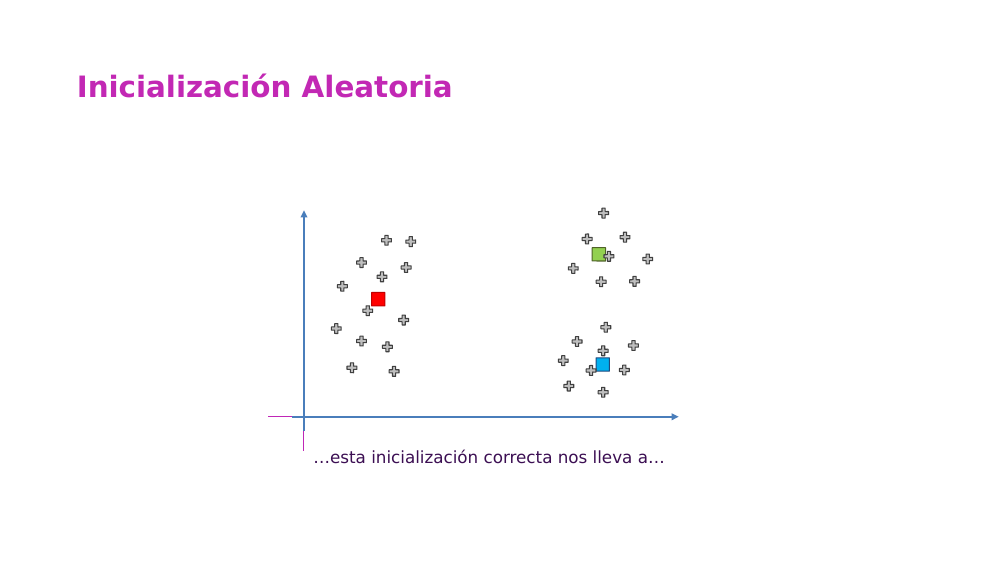
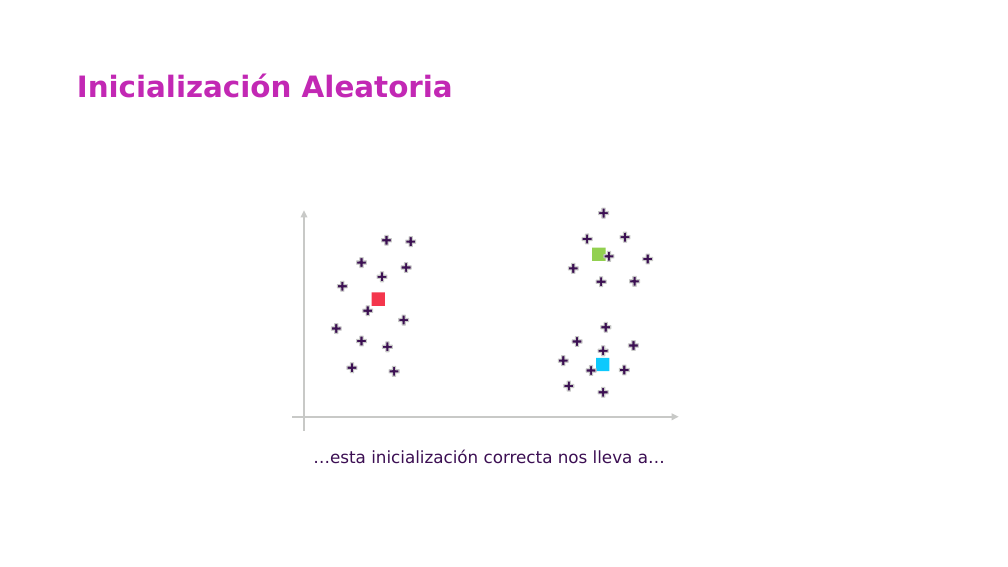
Before and after one commit to csameshiman/Axity_Curso_ML_2023, a slide deck: slide 21 of Diapositivas/Parte 04.Clustering/04_01_K-Means_Clustering.pptx (slide 34 before the commit). Drawn at 1008x567 pixels with LibreOffice and Linux fonts; fonts in the diff are those of the drawing; background and template pictures are left out. Boxes give left, top, right and bottom in pixels: in the first picture for what was removed or moved away, otherwise in the second. Text is boxed around its words. In the diff, an @@ line names an element or a change of style, - is before the commit and + after.

```diff
--- a/Diapositivas/Parte 04.Clustering/04_01_K-Means_Clustering.pptx
+++ b/Diapositivas/Parte 04.Clustering/04_01_K-Means_Clustering.pptx
@@ arrow (304, 431) - (304, 210): stroke #4A7EBB 2.25 pt to #C8C9C7 2.25 pt @@
@@ diamond at (586,241,613,268): outline #4F6228 1 pt to none @@
@@ diamond at (365,286,392,312): fill #FF0000 to #F4364C; outline #C00000 1 pt to none @@
@@ fill #BFBFBF to #3C1053; outline #404040 1 pt to #C8C9C7 1 pt in 30 elements at (397,313,410,326), (355,335,368,347), (388,365,400,378), (346,361,359,374), (330,322,343,335), (361,304,374,317), (381,341,394,354), (336,279,349,292), (375,270,388,283), (355,256,368,269), (400,261,412,274), (404,236,417,248), (380,234,393,247), (597,207,610,220), (619,231,632,244), (581,233,594,245), (602,250,615,263), (642,253,654,266), (595,276,608,288), (628,275,641,288), (567,262,580,275), (557,354,570,367), (571,335,583,348), (585,364,598,377), (562,380,575,393), (597,386,610,399), (618,363,631,376), (597,344,610,357), (627,339,640,352), (599,321,612,334) @@
@@ line removed from (303, 357) to (303, 451) @@
@@ diamond at (590,351,616,378): fill #00B0F0 to #0DC9FD; outline #1F497D 1 pt to none @@
@@ line removed from (363, 417) to (268, 417) @@
@@ arrow (292, 417) - (679, 417): stroke #4A7EBB 2.25 pt to #C8C9C7 2.25 pt @@
```
Also in this commit, not shown: 24 other slides changed, 13 slides removed.
